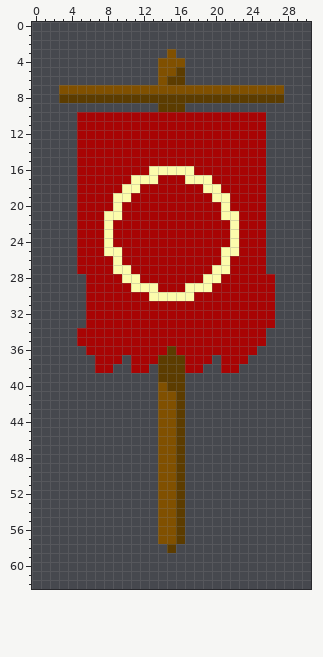
Two states of a pixel-art sprite, landviewdattabs/landview_ensign/ensign_neo7.png. This is how it looked before the edit.
The file is 31x63 pixels.
After the commit:
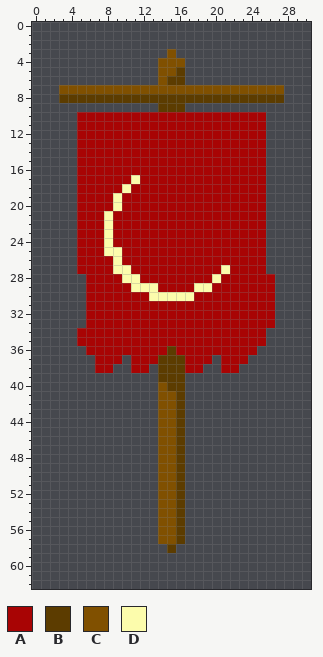
Palette (. is transparent): A #a80404  B #5c3c00  C #805000  D #fcfcac
Edits made:
Changed rows in their new state; - is an unchanged pixel.
first column x 9:
16 ----AAAAA-----
17 ---AA---AAA---
18 --A-------AA--
19 -A---------AA-
20 ------------A-
21 A-----------AA
22 -------------A
23 -------------A
24 -------------A
25 ------------AA
26 ------------A-
27 -----------A--
28 ----------A---
29 --------A-----
Boxes around the changes in both pictures, in picture pixels (x1, y1, x2, y2):
changed: (113, 166, 239, 292)
